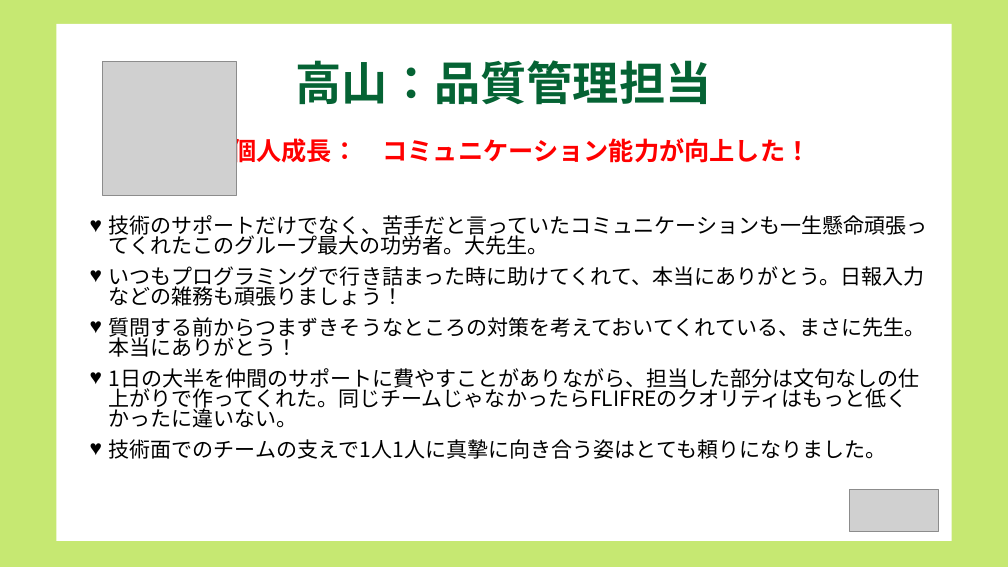
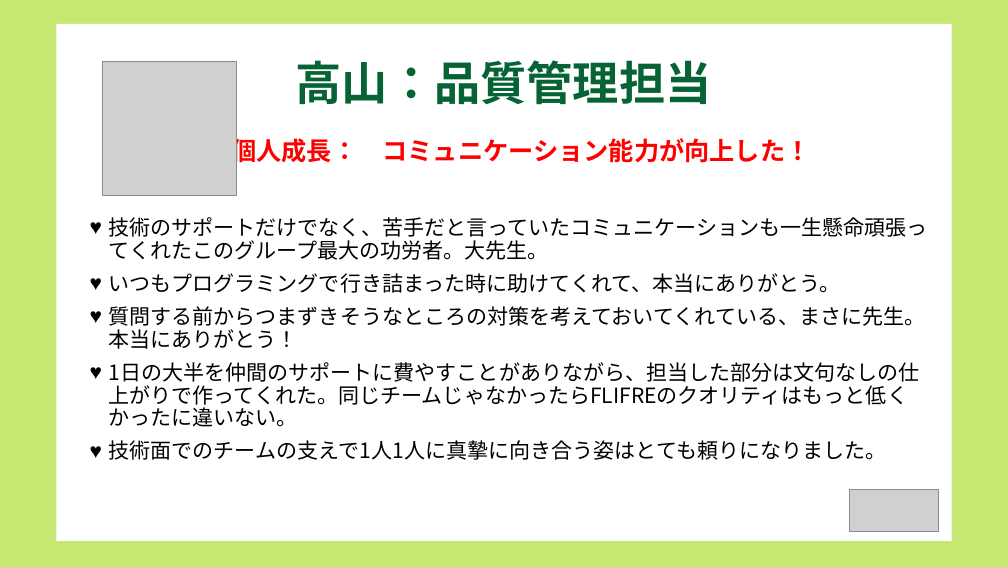
Before and after one commit to dojo2022/B-3, a slide deck: slide 18 of doc/コピー動画なし_B3炙りえんがわ_成果発表会資料.pptx (slide 17 before the commit). Drawn at 1008x567 pixels with LibreOffice and Linux fonts; fonts in the diff are those of the drawing; grey boxes stand for pictures. Boxes give left, top, right and bottom in pixels: in the first picture for what was removed or moved away, otherwise in the second. Text is boxed around its words. In the diff, an @@ line names an element or a change of style, - is before the commit and + after.

```diff
--- a/doc/コピー動画なし_B3炙りえんがわ_成果発表会資料.pptx
+++ b/doc/コピー動画なし_B3炙りえんがわ_成果発表会資料.pptx
@@ text at box(109, 217, 928, 460): line spacing 0.8 to 0.9 @@
@@ text at box(109, 273, 841, 293): text changed @@
-♥ いつもプログラミングで行き詰まった時に助けてくれて、本当にありがとう。日報入力などの雑務も頑張りましょう！
+♥ いつもプログラミングで行き詰まった時に助けてくれて、本当にありがとう。
```
Also in this commit, not shown: 10 other slides changed, 1 slide added.
